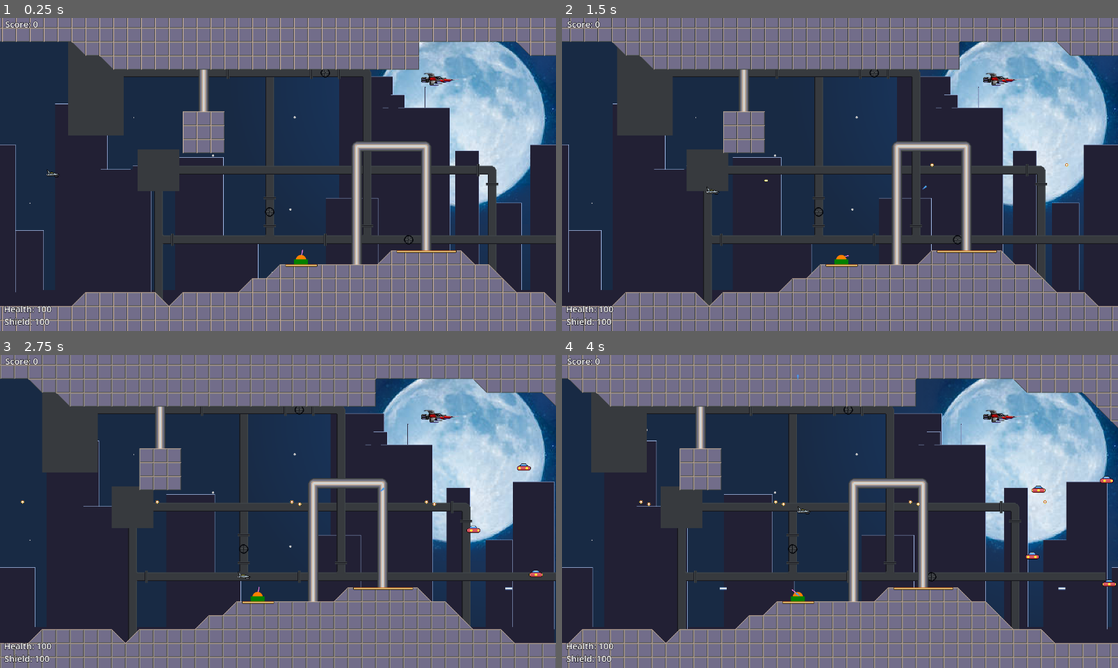
Above: before the commit, frames 1-4 (two rows, left to right).
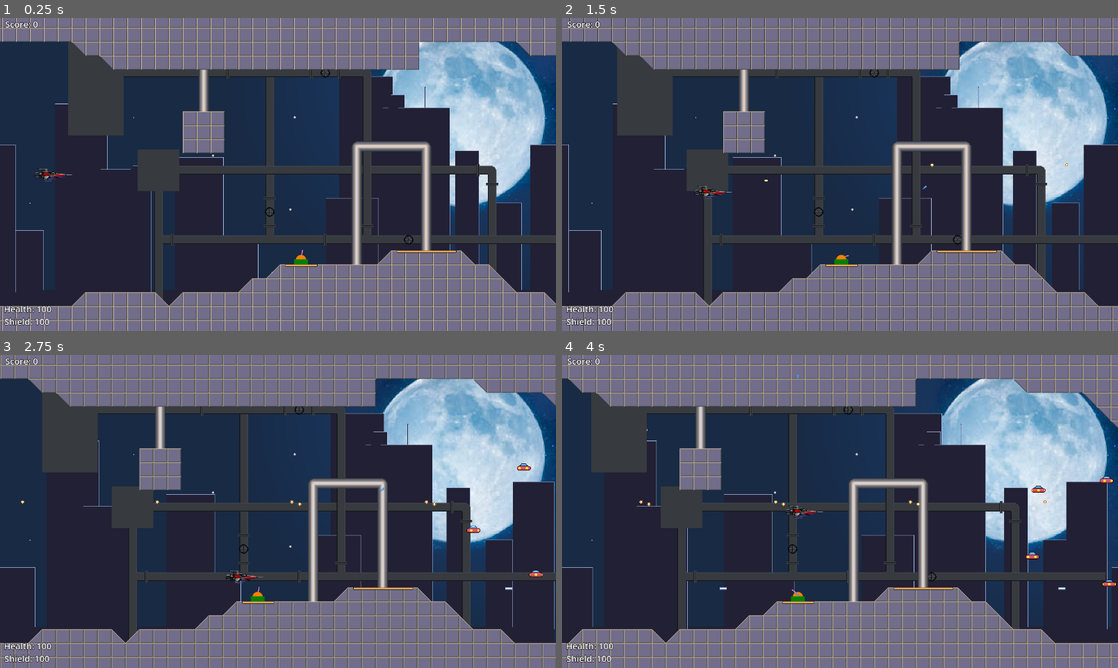
Above: after the commit, the same moments.

Repository: claesrosell/simple-shootemup
Game: Godot game, scene res://game.tscn
Same seed, same stepped clock (60 frames per second), same inputs: the game is played once before the commit and once after it.
Inputs:
- Up to frame 1 (0.25 s): no input
- Up to frame 2 (1.5 s): hold D (player1_right) 0.53-1.28 s; tap Space (player1_fire) at 0.6, 1.35 s; hold S (player1_down) from 1.28 s (still down)
- Up to frame 3 (2.75 s): release S (player1_down) at 2.03 s; hold D (player1_right) from 2.03 s (still down); tap Space (player1_fire) at 2.1 s
- Up to frame 4 (4 s): release D (player1_right) at 2.78 s; hold W (player1_up) 2.78-3.53 s; tap Space (player1_fire) at 2.85, 3.6 s; hold A (player1_left) from 3.53 s (still down)

The runs differ from the first frame. In frame 1, 0.2% of the frame differs, in the area x 6-83%, y 17-53%; in frame 2, 0.2%; in frame 3, 0.2%; in frame 4, 0.2%.

Commit message:
Replaced hero gfx with KAMOs new one

Diff:
--- a/hero.tscn
+++ b/hero.tscn
@@ -1,10 +1,11 @@
 [gd_scene load_steps=4 format=3 uid="uid://bken1xn8w0mgd"]
 
 [ext_resource type="Script" uid="uid://ca88qq3f20ygf" path="res://hero.gd" id="1_p1r5x"]
-[ext_resource type="Texture2D" uid="uid://bksx7jjoocgto" path="res://art/spaceplane.png" id="2_p1r5x"]
+[ext_resource type="Texture2D" uid="uid://venejubvrhjy" path="res://art/Starfighter.png" id="2_p1r5x"]
 
 [sub_resource type="CapsuleShape2D" id="CapsuleShape2D_p1r5x"]
-height = 38.0
+radius = 16.0
+height = 90.0
 
 [node name="Hero" type="CharacterBody2D"]
 collision_layer = 2
@@ -15,6 +16,6 @@
 texture = ExtResource("2_p1r5x")
 
 [node name="CollisionShape2D" type="CollisionShape2D" parent="."]
-position = Vector2(0, -4)
+position = Vector2(-1, -1)
 rotation = 1.5707964
 shape = SubResource("CapsuleShape2D_p1r5x")
--- a/level.tscn
+++ b/level.tscn
@@ -8,7 +8,6 @@
 [ext_resource type="PackedScene" uid="uid://dhwbe0w7hqs7i" path="res://enemy.tscn" id="4_f2txt"]
 [ext_resource type="Texture2D" uid="uid://dfl420qpmoa51" path="res://art/background.png" id="5_f2txt"]
 [ext_resource type="PackedScene" uid="uid://bfg7ifu7yxslh" path="res://sphere-enemy.tscn" id="6_n6hdu"]
-[ext_resource type="Texture2D" uid="uid://venejubvrhjy" path="res://art/Starfighter.png" id="7_n6hdu"]
 
 [sub_resource type="Curve2D" id="Curve2D_0b4ue"]
 _data = {
@@ -89,8 +88,3 @@
 offset_right = 40.0
 offset_bottom = 40.0
 texture = ExtResource("5_f2txt")
-
-[node name="Starfighter" type="Sprite2D" parent="CanvasLayer"]
-z_index = 3
-position = Vector2(1012, 142)
-texture = ExtResource("7_n6hdu")
